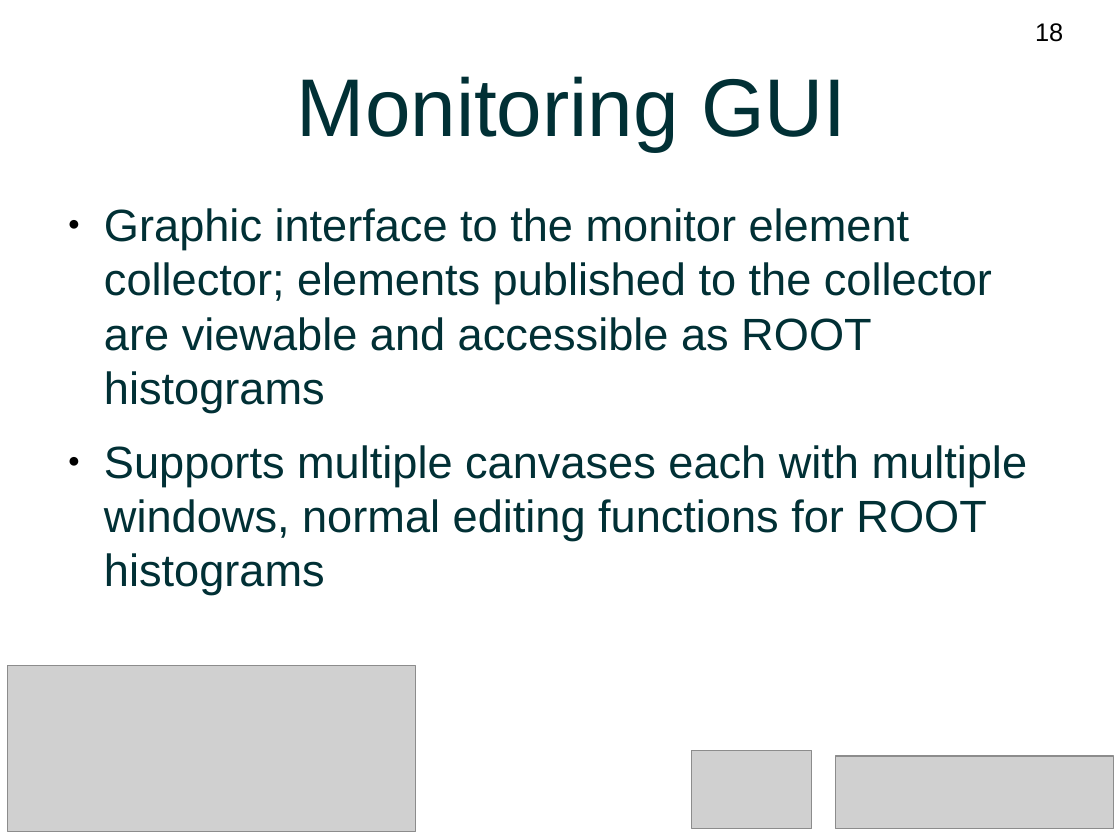
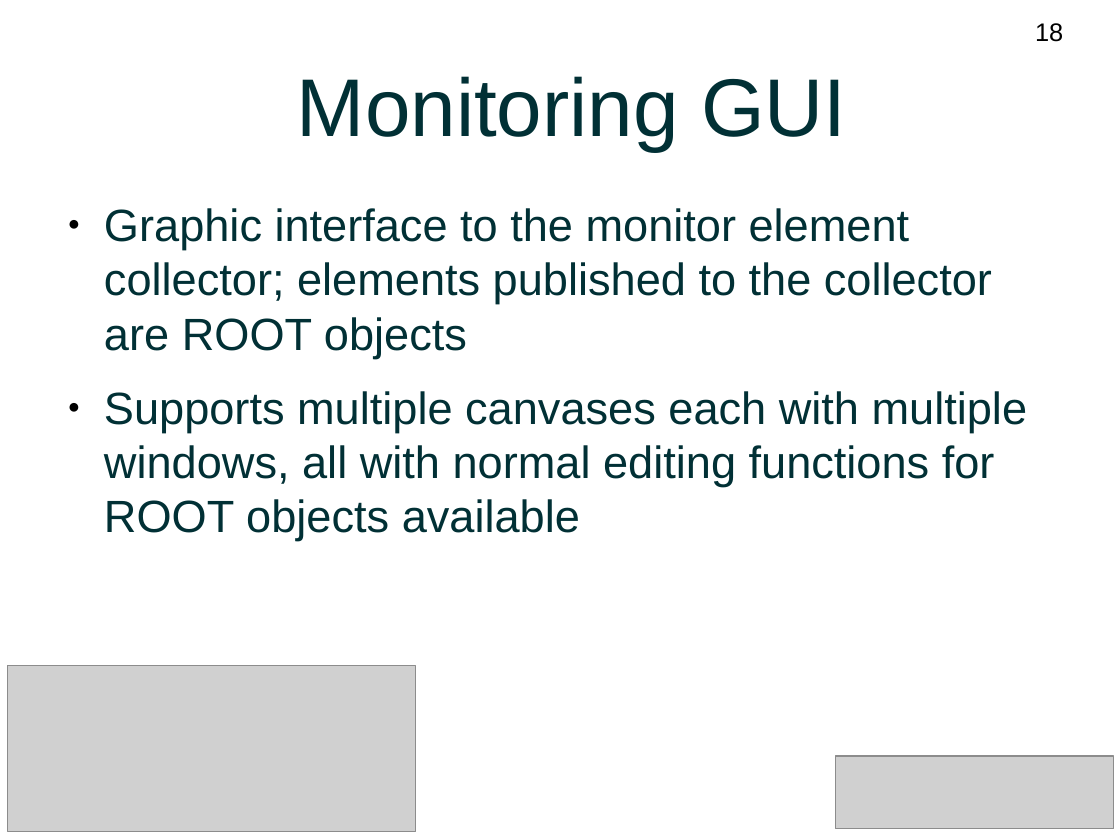
Before and after one commit to DQM4HEP/DQM4HEP-Workshop, a slide deck: slide 18 of BTTB2017-materials/Tutorial.odp. Drawn at 1120x840 pixels with LibreOffice and Linux fonts; fonts in the diff are those of the drawing; grey boxes stand for pictures. Boxes give left, top, right and bottom in pixels: in the first picture for what was removed or moved away, otherwise in the second. Text is boxed around its words. In the diff, an @@ line names an element or a change of style, - is before the commit and + after.

Commit message:
Added monitor GUI guide and incorporated feedback from Antoine

```diff
--- a/BTTB2017-materials/Tutorial.odp
+++ b/BTTB2017-materials/Tutorial.odp
@@ text at box(104, 208, 1028, 541): text changed @@
-● Graphic interface to the monitor element collector; elements published to the collector are viewable and accessible as ROOT histograms
-● Supports multiple canvases each with multiple windows, normal editing functions for ROOT histograms
+● Graphic interface to the monitor element collector; elements published to the collector are ROOT objects
+● Supports multiple canvases each with multiple windows, all with normal editing functions for ROOT objects available
@@ picture removed at box(692, 751, 812, 829) @@
```
Also in this commit, not shown: 61 other slides changed, 7 slides added, 1 slide removed.
